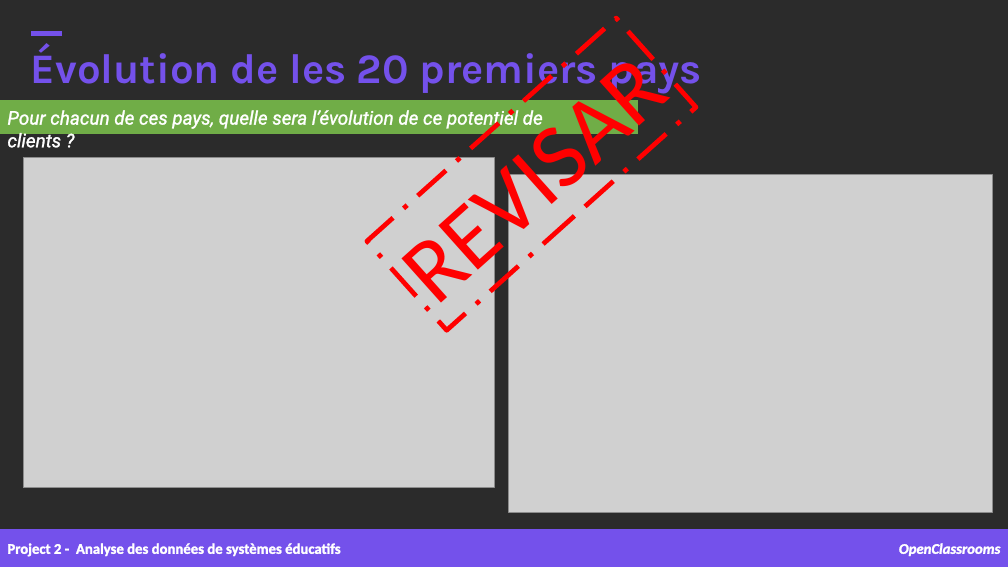
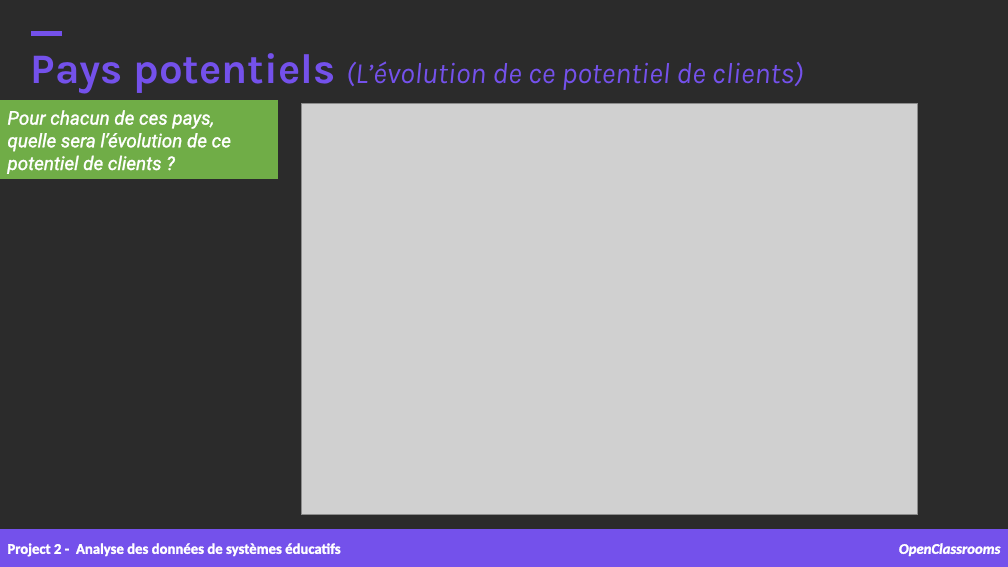
Before and after one commit to samirhinojosa/OC-P2-education-statistics, a slide deck: slide 17 of supports/P2_02_presentation v1.pptx (slide 15 before the commit). Drawn at 1008x567 pixels with LibreOffice and Linux fonts; fonts in the diff are those of the drawing; grey boxes stand for pictures; background and template pictures are left out; a plain dark background stands for a picture behind light text. Boxes give left, top, right and bottom in pixels: in the first picture for what was removed or moved away, otherwise in the second. Text is boxed around its words. In the diff, an @@ line names an element or a change of style, - is before the commit and + after.

```diff
--- a/supports/P2_02_presentation v1.pptx
+++ b/supports/P2_02_presentation v1.pptx
@@ rectangle removed at [367, 18, 696, 330] @@
-REVISAR
@@ text at [31, 53, 804, 94]: text changed; size 40 to 28 pt; bold off; italic on @@
-Évolution de les 20 premiers pays
+Pays potentiels (L’évolution de ce potentiel de clients)
@@ text "Pour chacun de ces pays, ..." rewrapped from [7, 109, 543, 130] to [7, 110, 231, 174] @@
@@ rectangle: place and size @@
-rectangle at [0, 101, 637, 134]
+rectangle at [0, 101, 278, 178]
@@ picture added at [301, 104, 918, 515] @@
@@ picture removed at [23, 157, 495, 488] @@
@@ picture removed at [509, 174, 992, 512] @@
```
Also in this commit, not shown: 2 other slides changed, 1 slide added, 3 other files.
